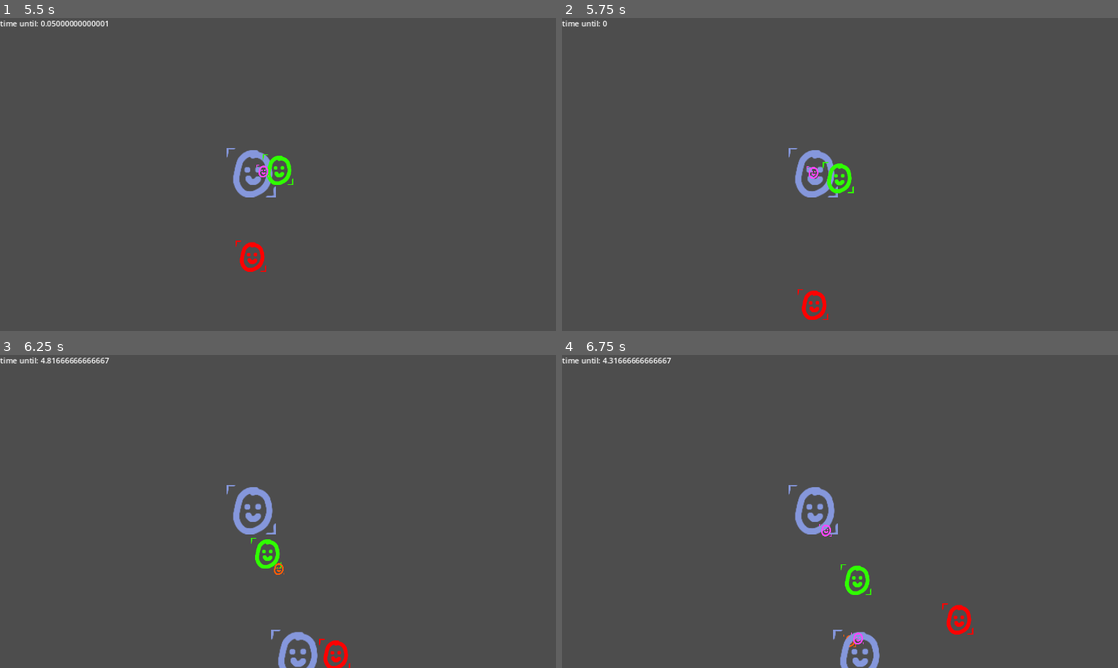
Above: before the commit, frames 1-4 (two rows, left to right).
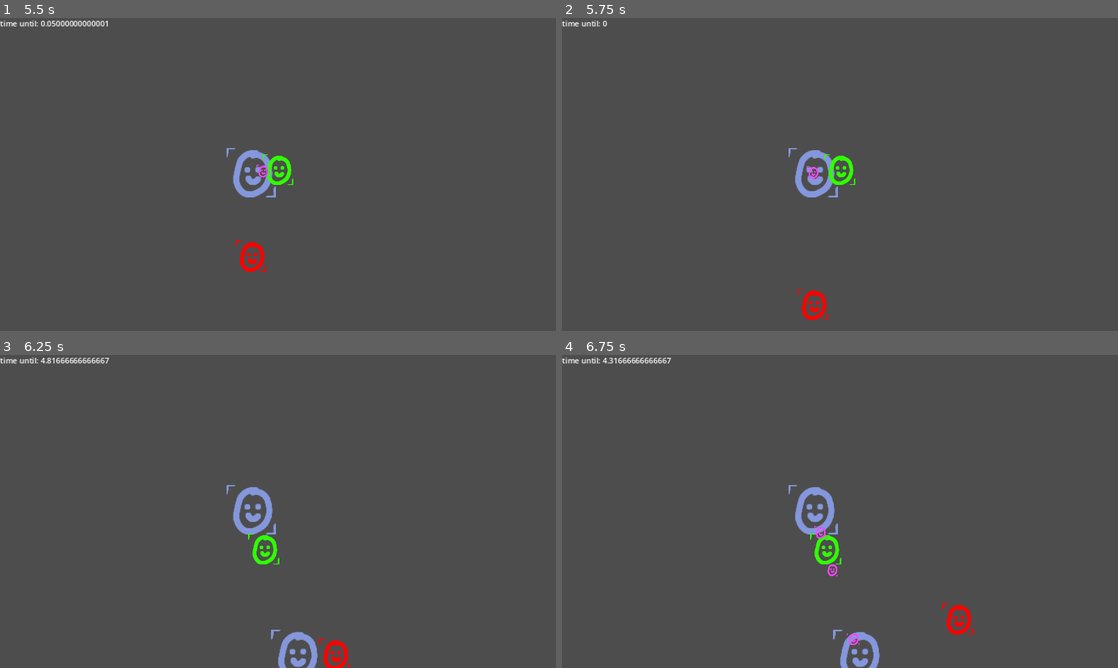
Above: after the commit, the same moments.

Repository: jaymehta-g/tower-game
Game: Godot game, scene res://level/test/devroom.tscn
The game is run twice, just before and just after one commit, with the same random seed, the same clock (stepped at 60 frames per second) and the same inputs.
Inputs:
- Up to frame 1 (5.5 s): tap Enter (ui_accept) at 0.5, 0.77, 1.52, 3.02, 3.77, 4.52 s; hold Right (ui_right) 0.53-1.28 s; hold Down (ui_down) 1.28-2.03 s; hold Right (ui_right) 2.03-2.78 s; hold Up (ui_up) 2.78-3.53 s; hold Left (ui_left) 3.53-5.03 s; hold Down (ui_down) from 5.03 s (still down)
- Up to frame 2 (5.75 s): keep holding Down (ui_down)
- Up to frame 3 (6.25 s): release Down (ui_down) at 5.78 s; hold Right (ui_right) from 5.78 s (still down); tap Enter (ui_accept) at 6.02 s
- Up to frame 4 (6.75 s): release Right (ui_right) at 6.53 s; hold Up (ui_up) from 6.53 s (still down)

Frame 1 is identical in both runs. In frame 2, 0.3% of the frame differs, in the area x 46-53%, y 43-56%; in frame 3, 0.4%; in frame 4, 0.7%, in the area x 44-56%, y 54-94%.

Commit message:
move to inheritance pattern for enemies

Diff:
--- a/entity/enemy/basic/enemy.gd
+++ b/entity/enemy/basic/basic_enemy.gd
@@ -1,22 +1,13 @@
-extends CharacterBody2D
-class_name Enemy
+extends Enemy
 
 @export var bullet_tscn: PackedScene
-@onready var hurtbox: Hurtbox = $Hurtbox
-@onready var vision: Vision = $Vision
 
 var player_target: Player # Nullable
 var move_speed: float = 200
 var avoid_distance: float = 250
-var health := 10
 
 func _ready() -> void:
-	hurtbox.damaged.connect(
-		func(amnt: int):
-			health-=1
-			if health <= 0:
-				queue_free()
-	)
+	super._ready()
 	vision.target_entered.connect(_on_sight_body_entered)
 
 func _process(delta: float) -> void:
@@ -31,12 +22,6 @@
 		velocity = Vector2.ZERO
 	velocity *= move_speed
 
-func _physics_process(delta: float) -> void:
-	move_and_slide()
-
-func _on_sight_body_entered() -> void:
-	player_target = vision.get_closest_target()
-
 func _on_shoot_timer_timeout() -> void:
 	if not player_target: return
 	SignalBus.add_to_scene.emit(
@@ -45,3 +30,6 @@
 			position
 		)
 	)
+
+func _on_sight_body_entered() -> void:
+	player_target = vision.get_closest_target()
--- /dev/null
+++ b/entity/enemy/basic/basic_enemy.tscn
@@ -0,0 +1,14 @@
+[gd_scene load_steps=4 format=3 uid="uid://dwym504m8b81q"]
+
+[ext_resource type="PackedScene" uid="uid://daae1kskyxk0r" path="res://entity/enemy/enemy.tscn" id="1_iq7wg"]
+[ext_resource type="Script" path="res://entity/enemy/basic/basic_enemy.gd" id="2_fgc2u"]
+[ext_resource type="PackedScene" uid="uid://co536fd8qc4eh" path="res://entity/bullet/subscenes/enemy_bullet.tscn" id="3_qdq8o"]
+
+[node name="BasicEnemy" instance=ExtResource("1_iq7wg")]
+script = ExtResource("2_fgc2u")
+bullet_tscn = ExtResource("3_qdq8o")
+
+[node name="ShootTimer" type="Timer" parent="." index="4"]
+autostart = true
+
+[connection signal="timeout" from="ShootTimer" to="." method="_on_shoot_timer_timeout"]
--- /dev/null
+++ b/entity/enemy/enemy.gd
@@ -0,0 +1,18 @@
+extends CharacterBody2D
+class_name Enemy
+
+@onready var hurtbox: Hurtbox = $Hurtbox
+@onready var vision: Vision = $Vision
+
+var health := 10
+
+func _ready() -> void:
+	hurtbox.damaged.connect(
+		func(amnt: int):
+			health-=1
+			if health <= 0:
+				queue_free()
+	)
+
+func _physics_process(delta: float) -> void:
+	move_and_slide()
--- a/entity/enemy/basic/enemy.tscn
+++ b/entity/enemy/enemy.tscn
@@ -1,7 +1,6 @@
-[gd_scene load_steps=9 format=3 uid="uid://daae1kskyxk0r"]
+[gd_scene load_steps=8 format=3 uid="uid://daae1kskyxk0r"]
 
-[ext_resource type="Script" path="res://entity/enemy/basic/enemy.gd" id="1_qge0a"]
-[ext_resource type="PackedScene" uid="uid://co536fd8qc4eh" path="res://entity/bullet/subscenes/enemy_bullet.tscn" id="2_ohyf8"]
+[ext_resource type="Script" path="res://entity/enemy/enemy.gd" id="1_qge0a"]
 [ext_resource type="Texture2D" uid="uid://dejpw4wkoqys2" path="res://entity/player/proart.png" id="3_5q4xn"]
 [ext_resource type="PackedScene" uid="uid://bcq4vbl84f0q6" path="res://cmp/hurtbox/Hurtbox.tscn" id="4_vnybk"]
 [ext_resource type="PackedScene" uid="uid://1bwfi1jxx0us" path="res://cmp/vision/vision.tscn" id="5_1o6g4"]
@@ -19,8 +18,8 @@
 position = Vector2(864, 199)
 collision_layer = 4
 collision_mask = 17
+motion_mode = 1
 script = ExtResource("1_qge0a")
-bullet_tscn = ExtResource("2_ohyf8")
 
 [node name="Sprite2D" type="Sprite2D" parent="."]
 modulate = Color(0.184314, 1, 0, 1)
@@ -28,9 +27,6 @@
 
 [node name="CollisionShape2D" type="CollisionShape2D" parent="."]
 shape = SubResource("CircleShape2D_8q58f")
-
-[node name="ShootTimer" type="Timer" parent="."]
-autostart = true
 
 [node name="Hurtbox" parent="." instance=ExtResource("4_vnybk")]
 listen_for_group = "friendly-hurtful"
@@ -46,5 +42,3 @@
 [node name="CollisionShape2D" type="CollisionShape2D" parent="Vision"]
 shape = SubResource("CircleShape2D_sqqgh")
 debug_color = Color(1, 1, 1, 0.0784314)
-
-[connection signal="timeout" from="ShootTimer" to="." method="_on_shoot_timer_timeout"]
